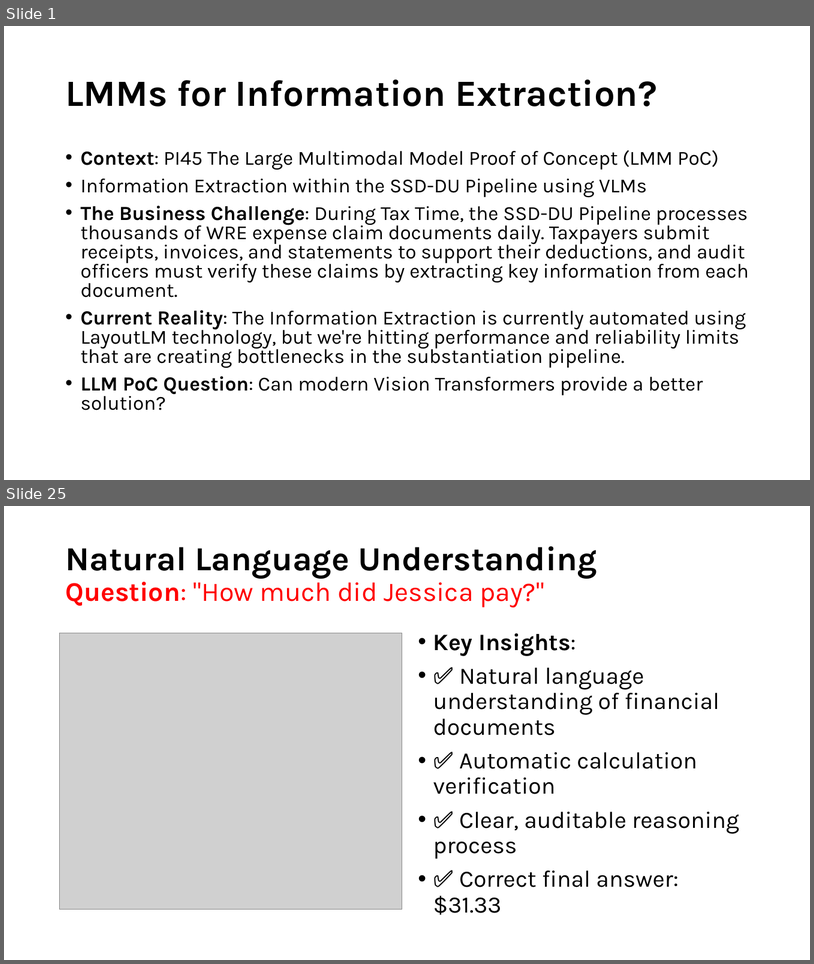
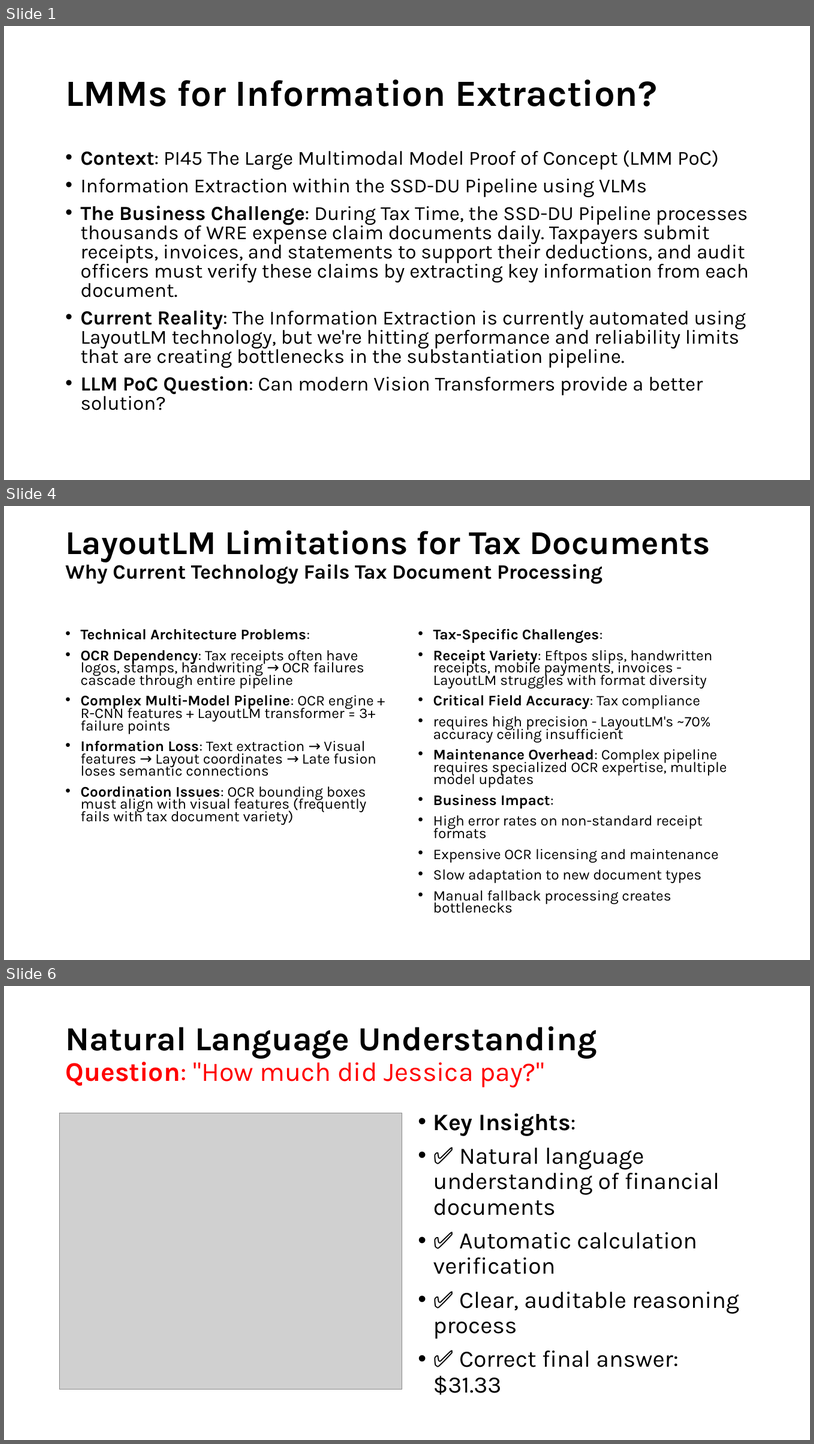
Before and after one commit to tmnestor/unified_vision_processor_minimal, a slide deck: presentation_materials/vision_transformers.pptx. Shown one above the other, each under a label of ours: slides 1 and 25 before the commit, slides 1, 4 and 6 after it; the slides between them are not shown. The pictures are 814x964 and 814x1444 pixels, drawn with LibreOffice and Linux fonts; fonts in the diff are those of the drawing; grey boxes stand for pictures. Boxes give left, top, right and bottom in pixels: in the first picture for what was removed or moved away, otherwise in the second. Text is boxed around its words. In the diff, an @@ line names an element or a change of style, - is before the commit and + after.

Commit message:
✨ feat: update presentation materials with improved content and visuals for Vision Transformers

```diff
--- a/presentation_materials/vision_transformers.pptx
+++ b/presentation_materials/vision_transformers.pptx
@@ slide 4 added at (4,506,810,960), background #FFFFFF @@
@@ title added at (65,530,711,584), 24.3 pt, text #000000, bold @@
+LayoutLM Limitations for Tax Documents
+Why Current Technology Fails Tax Document Processing
@@ text added at (81,628,376,825), 17.5 pt, text #000000 @@
+• Technical Architecture Problems:
+• OCR Dependency: Tax receipts often have logos, stamps, handwriting → OCR failures cascade through entire pipeline
+• Complex Multi-Model Pipeline: OCR engine + R-CNN features + LayoutLM transformer = 3+ failure points
+• Information Loss: Text extraction → Visual features → Layout coordinates → Late fusion loses semantic connections
+• Coordination Issues: OCR bounding boxes must align with visual features (frequently fails with tax document variety)
@@ text added at (434,628,728,913), 17.5 pt, text #000000 @@
+• Tax-Specific Challenges:
+• Receipt Variety: Eftpos slips, handwritten receipts, mobile payments, invoices - LayoutLM struggles with format diversity
+• Critical Field Accuracy: Tax compliance
+• requires high precision - LayoutLM's ~70% accuracy ceiling insufficient
+• Maintenance Overhead: Complex pipeline requires specialized OCR expertise, multiple model updates
+• Business Impact:
+• High error rates on non-standard receipt formats
+• Expensive OCR licensing and maintenance
+• Slow adaptation to new document types
+• Manual fallback processing creates bottlenecks
@@ what was slide 25 is now slide 6 @@
```
Also in this commit, not shown: 2 slides changed, 2 other slides added, 5 slides removed.
